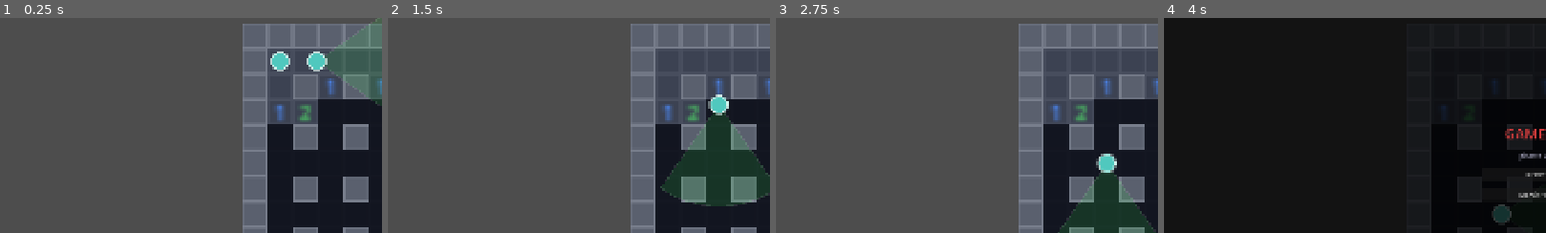
Above: before the commit, frames 1-4 (left to right).
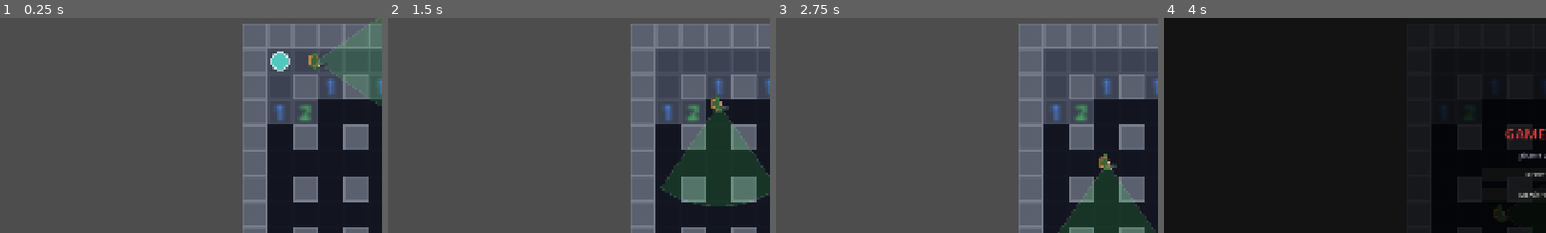
Above: after the commit, the same moments.

Repository: MayraSRS04/Darkfield
Game: Godot game, scene res://scenes/01_juego.tscn
Same seed, same stepped clock (60 frames per second), same inputs: the game is played once before the commit and once after it. This scene is started directly instead of the project's main scene.
Inputs:
- Up to frame 1 (0.25 s): no input
- Up to frame 2 (1.5 s): tap Enter at 0.5 s; hold Right (ui_right) 0.53-1.28 s; tap F at 0.6, 1.35 s; tap Space at 0.77 s; hold Down (ui_down) from 1.28 s (still down)
- Up to frame 3 (2.75 s): tap Space at 1.52 s; release Down (ui_down) at 2.03 s; hold Right (ui_right) from 2.03 s (still down); tap F at 2.1 s
- Up to frame 4 (4 s): release Right (ui_right) at 2.78 s; hold Up (ui_up) 2.78-3.53 s; tap F at 2.85, 3.6 s; tap Space at 3.02, 3.77 s; hold Left (ui_left) from 3.53 s (still down)
The pictures show only the part of the screen within x 0-50%, y 16-66%; the shares and areas given below are measured in that part.

The runs differ from the first frame. In frame 1, 0.4% of the frame differs, in the area x 80-86%, y 15-25%; in frame 2, 0.4%; in frame 3, 0.4%, in the area x 83-90%, y 63-72%; in frame 4, 0.4%.

Commit message:
Aumentando imagen para el cazador

Diff:
--- a/actors/Cazador.tscn
+++ b/actors/Cazador.tscn
@@ -1,7 +1,7 @@
 [gd_scene format=3 uid="uid://bjx4y5ow2yr3e"]
 
 [ext_resource type="Script" uid="uid://baa1ov7mmgyd7" path="res://actors/cazador.gd" id="1_lbd6u"]
-[ext_resource type="Texture2D" uid="uid://bvio4rd7v85dr" path="res://recursos/sprites/jugador.png" id="2_3vxol"]
+[ext_resource type="Texture2D" uid="uid://dj7tijjlfjw3s" path="res://recursos/sprites/soldier1_gun.png" id="2_3vxol"]
 
 [sub_resource type="CircleShape2D" id="CircleShape2D_3vxol"]
 radius = 6.0
@@ -15,4 +15,6 @@
 [node name="LineaDeVista" type="RayCast2D" parent="." unique_id=1090252832]
 
 [node name="Sprite2D" type="Sprite2D" parent="." unique_id=452583605]
+position = Vector2(0.50000036, -0.49999952)
+scale = Vector2(0.21153846, 0.25581396)
 texture = ExtResource("2_3vxol")
--- a/actors/cazador.gd
+++ b/actors/cazador.gd
@@ -298,7 +298,7 @@
 	puntos.append(Vector2.ZERO)
 	draw_polygon(puntos, PackedColorArray([_color_cono()]))
 	draw_polyline(puntos, Color(1.0, 1.0, 1.0, 0.10), 0.8)
-	draw_circle(Vector2.ZERO, 5.0, _color_estado())
+	##draw_circle(Vector2.ZERO, 5.0, _color_estado())
 	if estado == Estado.SOSPECHANDO:
 		var progreso: float = minf(timer_sospecha / GameManager.TIEMPO_ESPERA_PATRULLA, 1.0)
 		draw_arc(Vector2.ZERO, 8.0, -PI / 2.0, -PI / 2.0 + progreso * TAU, 20, Color(1.0, 1.0, 0.2, 0.95), 2.0)
Binary file added: recursos/sprites/soldier1_gun.png
